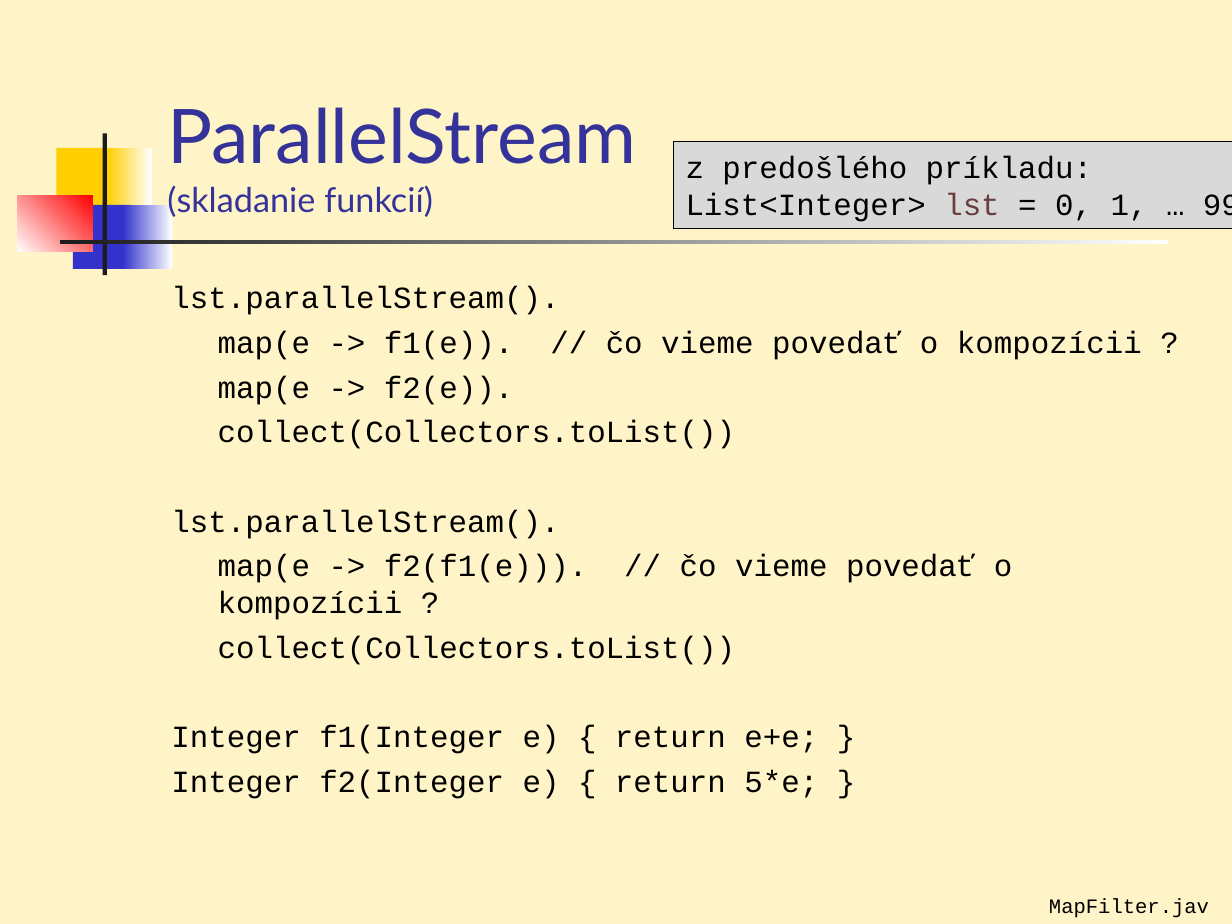
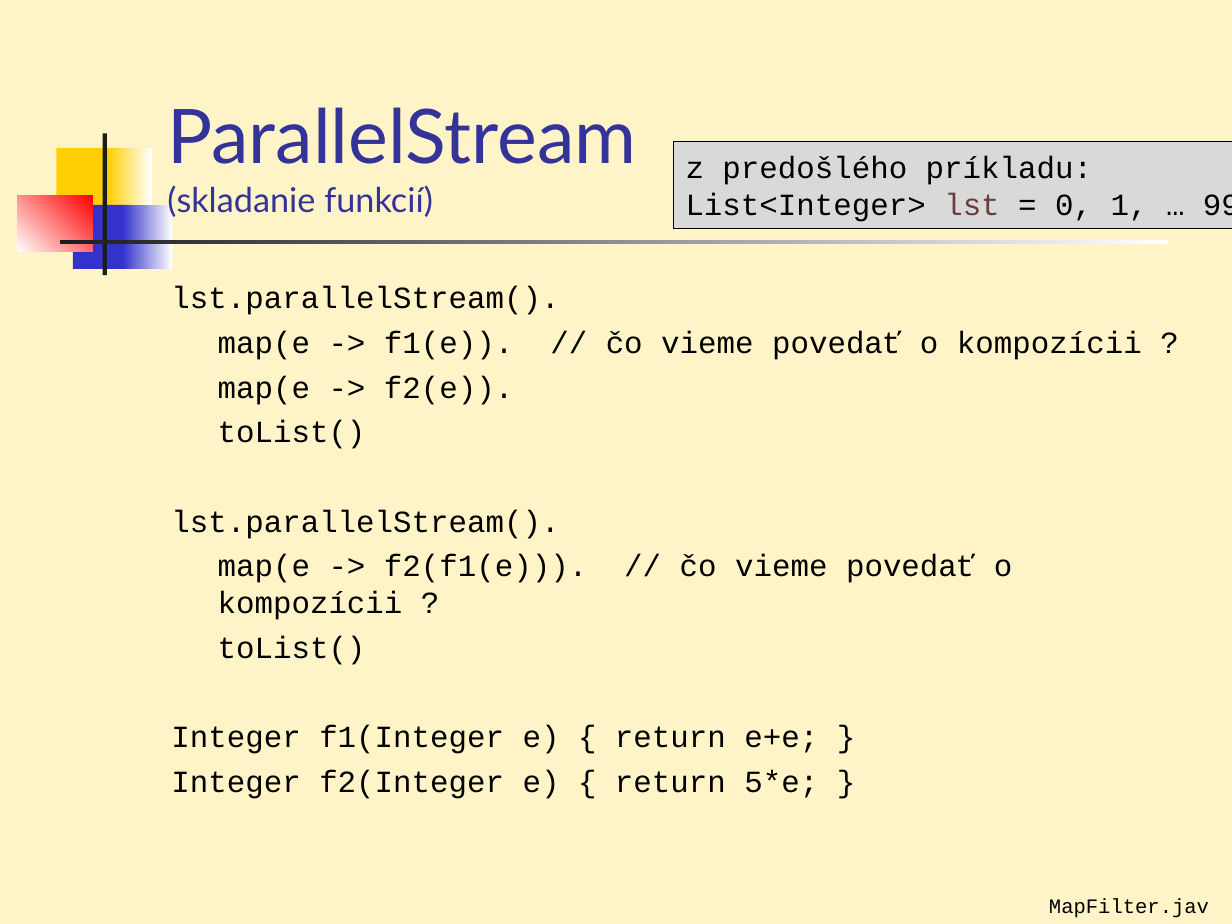
Before and after one commit to Programovanie4/Prednasky, a slide deck: slide 23 of 07/07_java.ppt. Drawn at 1232x924 pixels with LibreOffice and Linux fonts; fonts in the diff are those of the drawing. Boxes give left, top, right and bottom in pixels: in the first picture for what was removed or moved away, otherwise in the second. Text is boxed around its words. In the diff, an @@ line names an element or a change of style, - is before the commit and + after.

```diff
--- a/07/07_java.ppt
+++ b/07/07_java.ppt
@@ text at bbox=[218, 420, 366, 449]: text changed @@
-collect(Collectors.toList())
+toList()
@@ text at bbox=[218, 636, 736, 665]: text changed @@
-collect(Collectors.toList())
+toList()
```
Also in this commit, not shown: 12 other slides changed, 3 other files.
